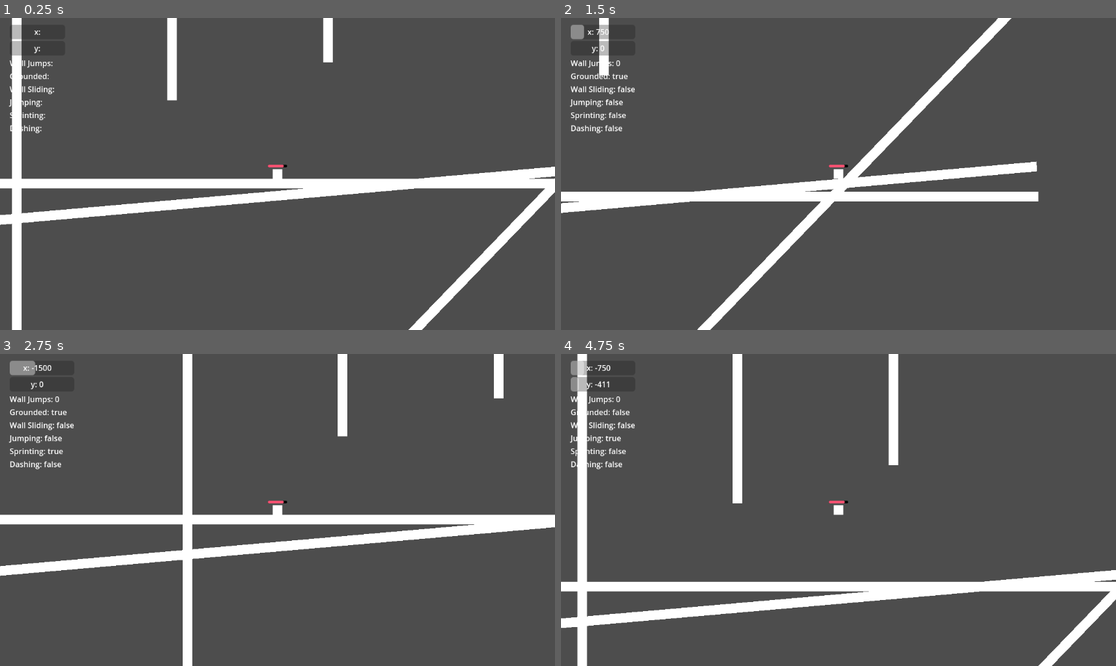
Above: before the commit, frames 1-4 (two rows, left to right).
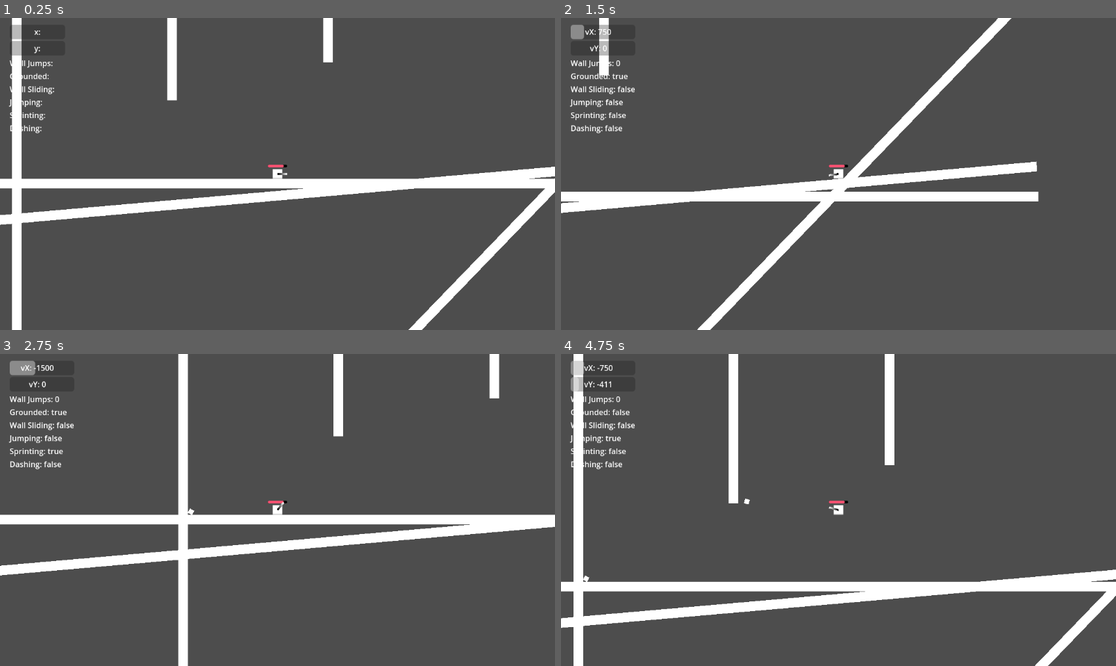
Above: after the commit, the same moments.

Repository: joesobo/BoxV1
Game: Godot game, scene res://main.tscn
Two runs of this game, one before a commit and one after it. Both use one fixed random seed, a clock stepped at 60 frames per second and the inputs below.
Inputs (mouse positions are in pixels of both pictures, inside the frame that each line leads up to):
- Up to frame 1 (0.25 s): no input
- Up to frame 2 (1.5 s): move the mouse to (960, 158) at 0.52 s; hold Right (right) from 0.53 s (still down); click (960, 158) at 0.6 s; tap Up (jump) at 0.77 s; move the mouse to (727, 189) at 1.27 s; tap Ctrl (dash) at 1.35 s
- Up to frame 3 (2.75 s): tap Up (jump) at 1.52 s; click (166, 525) at 1.55 s; move the mouse to (333, 441) at 2.02 s; release Right (right) at 2.03 s; hold Left (left) from 2.03 s (still down); hold Shift (sprint) from 2.03 s (still down); click (333, 441) at 2.3 s
- Up to frame 4 (4.75 s): move the mouse to (810, 572) at 2.77 s; release Left (left) at 2.78 s; release Shift (sprint) at 2.78 s; hold Right (right) 2.78-4.28 s; click (810, 572) at 2.85 s; tap Up (jump) at 3.02, 3.77, 4.52 s; move the mouse to (1005, 556) at 3.52 s; click (1005, 556) at 3.6 s; move the mouse to (672, 463) at 4.27 s; hold Left (left) from 4.28 s (still down); tap Ctrl (dash) at 4.35 s; click (672, 463) at 4.55 s

The runs differ from the first frame. In frame 1, less than 0.1% of the frame differs, in the area x 49-52%, y 49-52%; in frame 2, 0.1%; in frame 3, 2.8%; in frame 4, 3.4%, in the area x 0-100%, y 0-100%.

Commit message:
shooting

Diff:
--- /dev/null
+++ b/Gun.gd
@@ -0,0 +1,19 @@
+extends Node2D
+
+@export var bullet_scene: PackedScene
+@export var bullet_speed: float = 500
+
+
+func _process(_delta):
+	look_at(get_global_mouse_position())
+
+	if Input.is_action_just_pressed("shoot"):
+		var bullet = bullet_scene.instantiate()
+
+		bullet.position = $SpawnPosition.get_global_position()
+		bullet.rotation_degrees = rotation_degrees
+		# bullet.apply_impulse(Vector2(), Vector2(bullet_speed, 0).rotated(rotation))
+		# set bullet velocity
+		bullet.set_linear_velocity(Vector2(bullet_speed, 0).rotated(rotation))
+
+		get_tree().get_root().call_deferred("add_child", bullet)
--- a/PlayerControllerMenu.gd
+++ b/PlayerControllerMenu.gd
@@ -16,11 +16,11 @@
 
 	$Container/HorizontalSpeed.value = abs(player.velocity.x)
 	$Container/HorizontalSpeed.show_percentage = false
-	$Container/HorizontalSpeed/Label.text = "x: " + str(round(player.velocity.x))
+	$Container/HorizontalSpeed/Label.text = "vX: " + str(round(player.velocity.x))
 
 	$Container/VerticalSpeed.value = abs(player.velocity.y)
 	$Container/VerticalSpeed.show_percentage = false
-	$Container/VerticalSpeed/Label.text = "y: " + str(round(player.velocity.y))
+	$Container/VerticalSpeed/Label.text = "vY: " + str(round(player.velocity.y))
 
 	$Container/WallJumps.text = "Wall Jumps: " + str(player.wall_jump_count)
 	$Container/IsGrounded.text = "Grounded: " + str(player.is_on_floor())
--- /dev/null
+++ b/bullet.tscn
@@ -0,0 +1,17 @@
+[gd_scene load_steps=3 format=3 uid="uid://gyanoo81ygvr"]
+
+[sub_resource type="CanvasTexture" id="CanvasTexture_2hrgk"]
+
+[sub_resource type="RectangleShape2D" id="RectangleShape2D_pquv8"]
+size = Vector2(1, 1)
+
+[node name="Bullet" type="RigidBody2D"]
+
+[node name="Sprite2D" type="Sprite2D" parent="."]
+scale = Vector2(10, 10)
+texture = SubResource("CanvasTexture_2hrgk")
+
+[node name="CollisionShape2D" type="CollisionShape2D" parent="."]
+position = Vector2(2.08165e-11, 2.08165e-11)
+scale = Vector2(10, 10)
+shape = SubResource("RectangleShape2D_pquv8")
--- a/main.tscn
+++ b/main.tscn
@@ -1,11 +1,19 @@
-[gd_scene load_steps=10 format=3 uid="uid://wr0bal1t33v5"]
+[gd_scene load_steps=15 format=3 uid="uid://wr0bal1t33v5"]
 
 [ext_resource type="Script" path="res://PlayerController.gd" id="1_0ybxj"]
 [ext_resource type="Theme" uid="uid://cs53vtwmuxfcq" path="res://UITheme.tres" id="2_3sd15"]
 [ext_resource type="Script" path="res://PauseMenu.gd" id="2_of4s2"]
 [ext_resource type="Script" path="res://PlayerControllerMenu.gd" id="3_jseux"]
-
-[sub_resource type="CanvasTexture" id="CanvasTexture_w4ywb"]
+[ext_resource type="Script" path="res://Gun.gd" id="5_a3eu1"]
+[ext_resource type="PackedScene" uid="uid://gyanoo81ygvr" path="res://bullet.tscn" id="6_gk67w"]
+
+[sub_resource type="Gradient" id="Gradient_mg3hq"]
+offsets = PackedFloat32Array(0, 0.135484)
+colors = PackedColorArray(0.728822, 0.728822, 0.728822, 1, 1, 1, 1, 1)
+
+[sub_resource type="GradientTexture2D" id="GradientTexture2D_vklob"]
+gradient = SubResource("Gradient_mg3hq")
+fill_from = Vector2(1, 0.995652)
 
 [sub_resource type="RectangleShape2D" id="RectangleShape2D_hv0ns"]
 
@@ -15,6 +23,11 @@
 corner_radius_top_right = 10
 corner_radius_bottom_right = 10
 corner_radius_bottom_left = 10
+
+[sub_resource type="Gradient" id="Gradient_f8jgo"]
+
+[sub_resource type="GradientTexture2D" id="GradientTexture2D_4c0jx"]
+gradient = SubResource("Gradient_f8jgo")
 
 [sub_resource type="CanvasTexture" id="CanvasTexture_gde37"]
 
@@ -145,8 +158,9 @@
 text = "Dashing:"
 
 [node name="Sprite2D" type="Sprite2D" parent="Player"]
-scale = Vector2(20, 20)
-texture = SubResource("CanvasTexture_w4ywb")
+position = Vector2(-1.0848e-05, -2.6226e-06)
+scale = Vector2(0.3125, 0.3125)
+texture = SubResource("GradientTexture2D_vklob")
 
 [node name="CollisionShape2D" type="CollisionShape2D" parent="Player"]
 shape = SubResource("RectangleShape2D_hv0ns")
@@ -174,6 +188,19 @@
 rotation = 1.5708
 target_position = Vector2(2.08165e-12, 15)
 
+[node name="Gun" type="Node2D" parent="Player"]
+script = ExtResource("5_a3eu1")
+bullet_scene = ExtResource("6_gk67w")
+bullet_speed = 2000.0
+
+[node name="Sprite2D" type="Sprite2D" parent="Player/Gun"]
+scale = Vector2(0.3125, 0.0624997)
+texture = SubResource("GradientTexture2D_4c0jx")
+offset = Vector2(32, 2.08165e-12)
+
+[node name="SpawnPosition" type="Node2D" parent="Player/Gun"]
+position = Vector2(22, 0)
+
 [node name="Floor3" type="StaticBody2D" parent="."]
 position = Vector2(500, 100)
 rotation = -0.802851
--- a/project.godot
+++ b/project.godot
@@ -51,3 +51,8 @@
 "events": [Object(InputEventKey,"resource_local_to_scene":false,"resource_name":"","device":-1,"window_id":0,"alt_press …(182 unchanged characters)…
 ]
 }
+shoot={
+"deadzone": 0.5,
+"events": [Object(InputEventMouseButton,"resource_local_to_scene":false,"resource_name":"","device":-1,"window_id":0,"alt_pressed":false,"shift_pressed":false,"ctrl_pressed":false,"meta_pressed":false,"button_mask":0,"position":Vector2(0, 0),"global_position":Vector2(0, 0),"factor":1.0,"button_index":1,"pressed":false,"double_click":false,"script":null)
+]
+}
